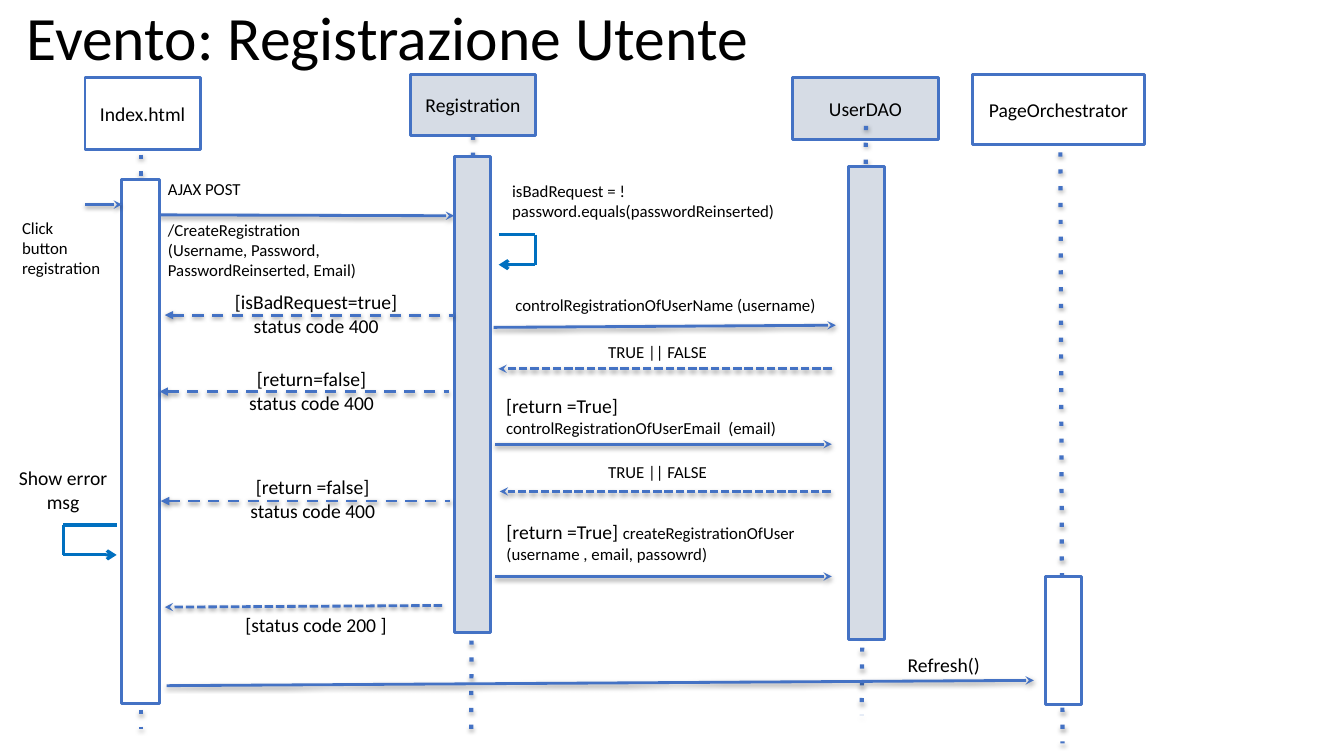
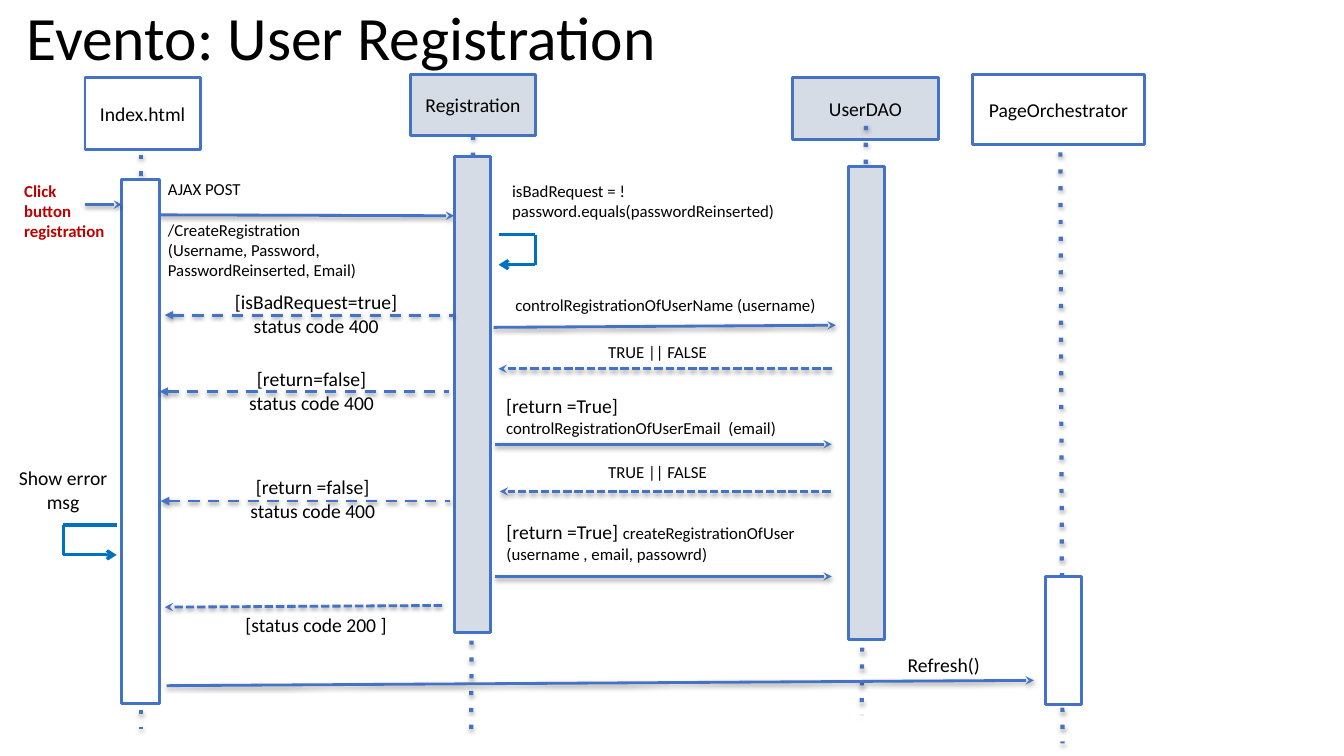
Before and after one commit to Giulsmoon/TecnologiePerIlWeb_Project1, a slide deck: slide 25 of Presentazioni Powerpoint/Progetto1_versione_RIA.pptx (slide 13 before the commit). Drawn at 1344x756 pixels with LibreOffice and Linux fonts; fonts in the diff are those of the drawing. Boxes give left, top, right and bottom in pixels: in the first picture for what was removed or moved away, otherwise in the second. Text is boxed around its words. In the diff, an @@ line names an element or a change of style, - is before the commit and + after.

```diff
--- a/Presentazioni Powerpoint/Progetto1_versione_RIA.pptx
+++ b/Presentazioni Powerpoint/Progetto1_versione_RIA.pptx
@@ title at <box>27,17,655,75</box>: text changed @@
-Evento: Registrazione Utente
+Evento: User Registration
@@ text "Click button registration": place and size @@
-text "Click button registration" at <box>22,222,100,277</box>
+text "Click button registration" at <box>24,185,104,240</box>
@@ text "Click button registration" at <box>24,185,104,240</box>: text colour #000000 to #C00000, bold on @@
```
Also in this commit, not shown: 12 other slides changed, 15 slides added, 23 other files.
